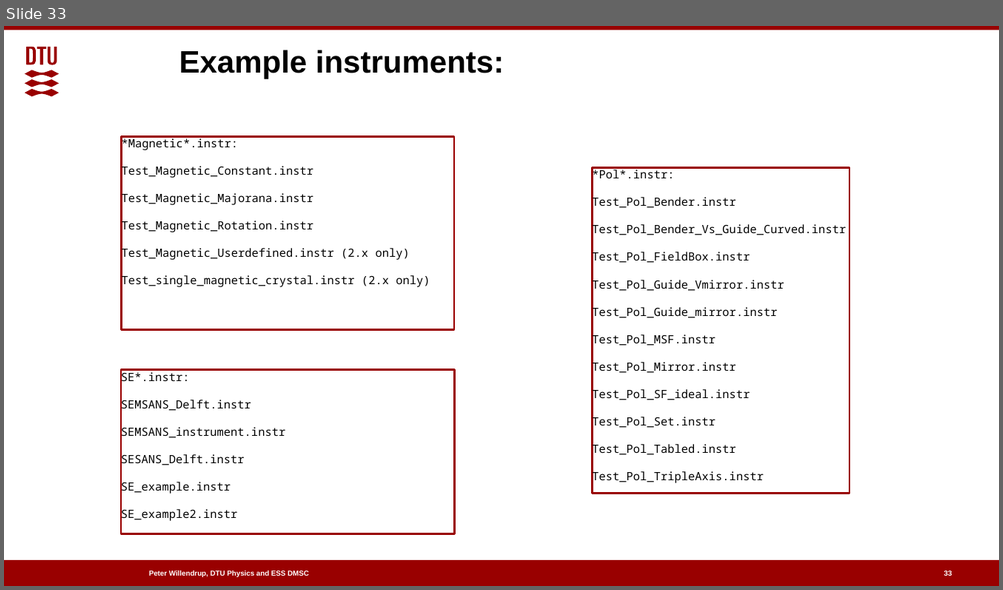
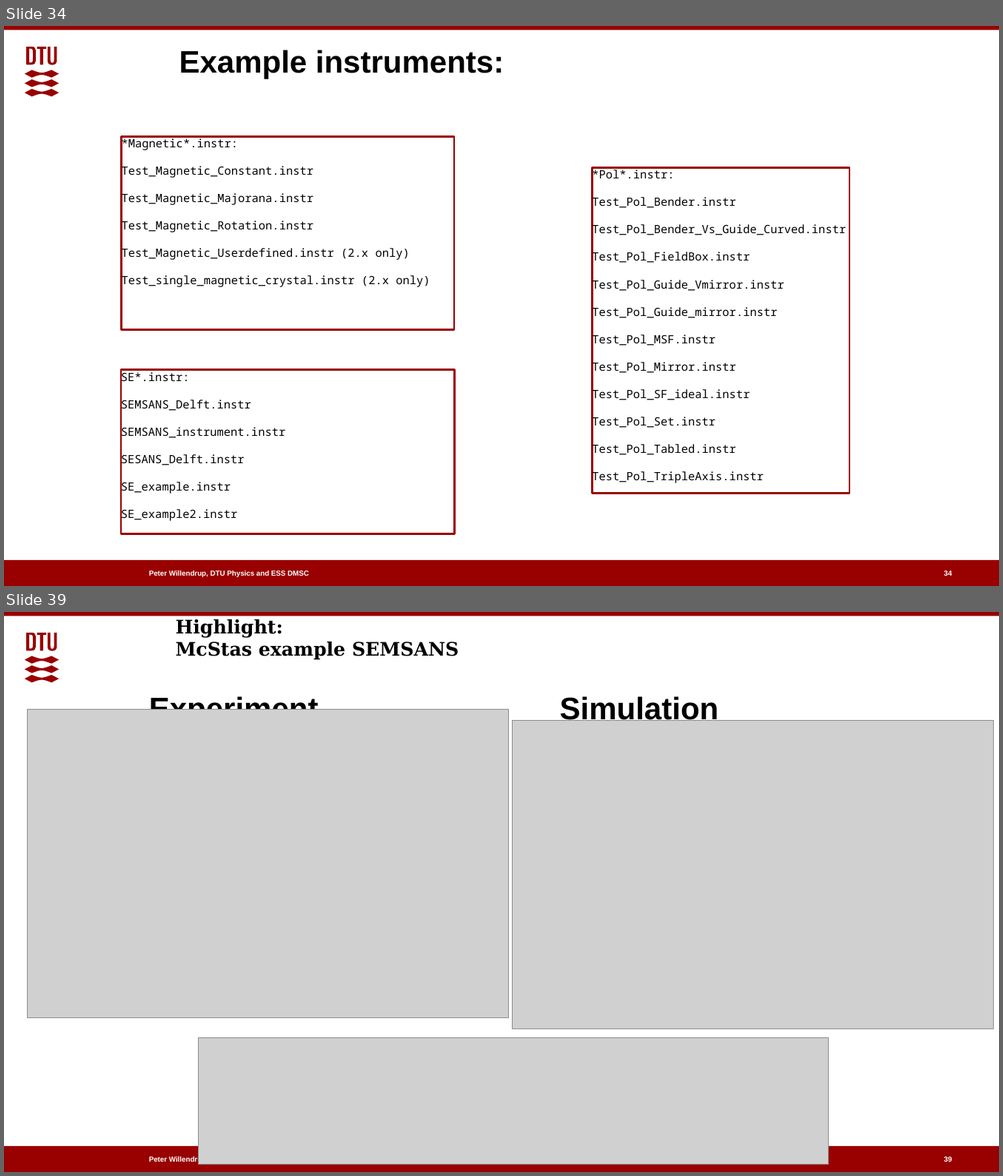
Before and after one commit to McStasMcXtrace/Schools, a slide deck: 2022/ESS_May_June_2022/Day4_Tuesday_July_5th/09_Polarisation/Polarised_neutrons_in_McStas.pptx. Shown one above the other, each under a label of ours: slide 33 before the commit, slides 34 and 39 after it; the slides between them are not shown. The pictures are 1003x590 and 1003x1176 pixels, drawn with LibreOffice and Linux fonts; fonts in the diff are those of the drawing; grey boxes stand for pictures; background and template pictures are left out. Boxes give left, top, right and bottom in pixels: in the first picture for what was removed or moved away, otherwise in the second. Text is boxed around its words. In the diff, an @@ line names an element or a change of style, - is before the commit and + after.

```diff
--- a/2022/ESS_May_June_2022/Day4_Tuesday_July_5th/09_Polarisation/Polarised_neutrons_in_McStas.pptx
+++ b/2022/ESS_May_June_2022/Day4_Tuesday_July_5th/09_Polarisation/Polarised_neutrons_in_McStas.pptx
@@ slide 39 added at (4,612,999,1172), background #FFFFFF; not listed: 4 template elements that a slide beside it also shows @@
@@ text added at (176,619,458,660), 18 pt, text #000000, bold @@
+Highlight:
+McStas example SEMSANS
@@ title added at (149,695,719,721), 30 pt, text #000000, bold @@
+Experiment Simulation
@@ picture added at (27,710,509,1018) @@
@@ picture added at (512,720,993,1029) @@
@@ picture added at (198,1038,828,1165) @@
@@ page number added at (944,1157,952,1162), 7 pt, text #FFFFFF, bold @@
+39
@@ what was slide 33 is now slide 34 @@
@@ page number at (944,571,952,576): text changed @@
-33
+34
```
Also in this commit, not shown: 8 slides changed, 6 other slides added, 2 other files.
